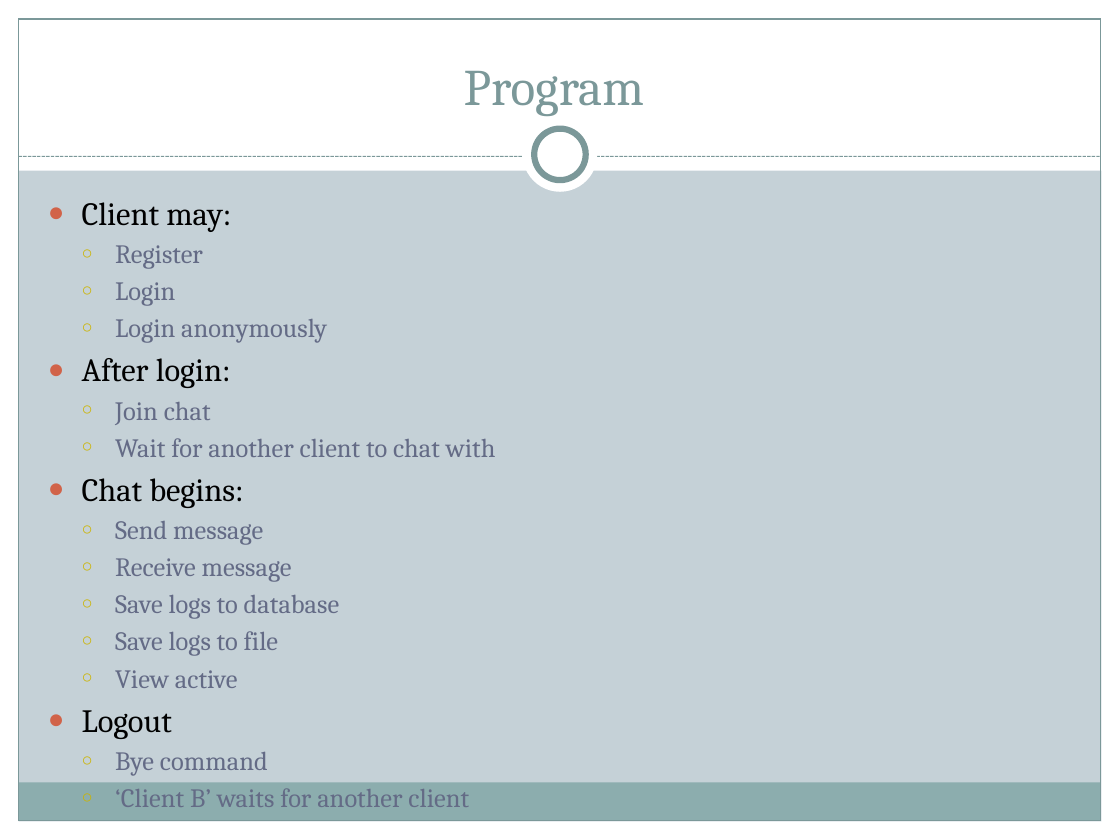
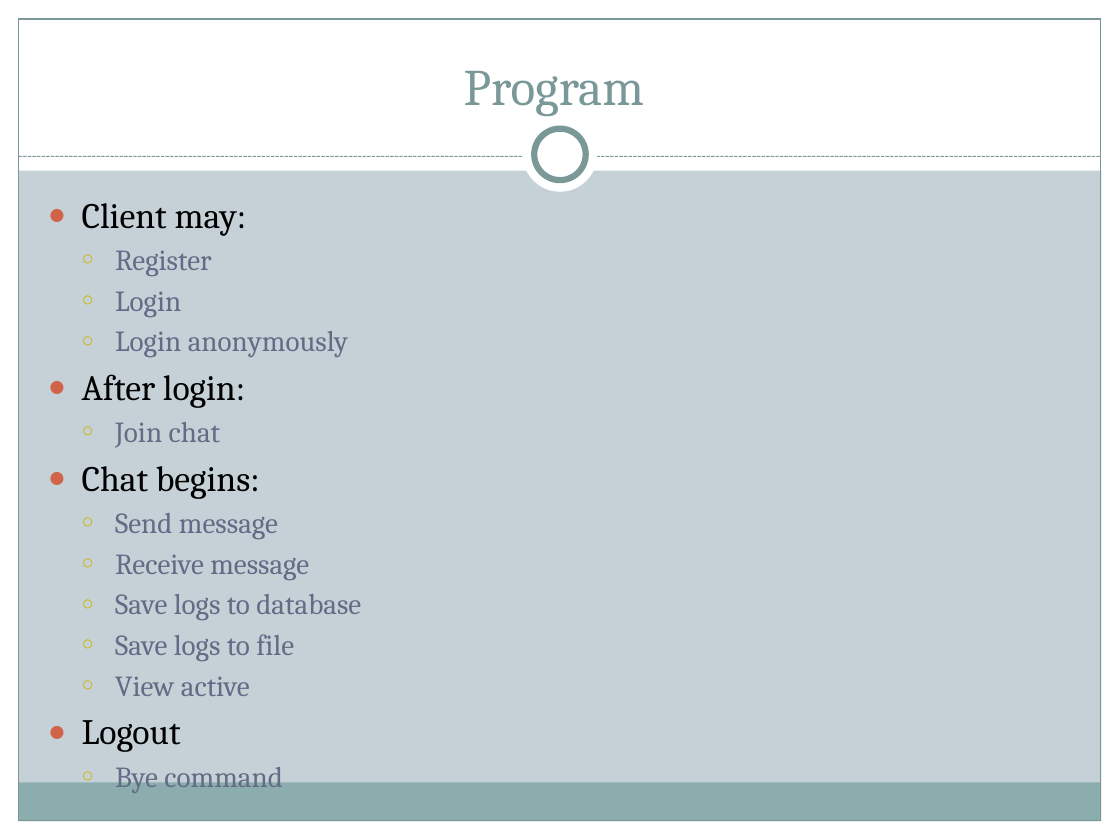
Before and after one commit to MNLBC/Group2Projects, a slide deck: slide 6 of 7. Group Project/W2D5_Project/PPT/Project Presentation.pptx. Drawn at 1120x840 pixels with LibreOffice and Linux fonts; fonts in the diff are those of the drawing. Boxes give left, top, right and bottom in pixels: in the first picture for what was removed or moved away, otherwise in the second. Text is boxed around its words. In the diff, an @@ line names an element or a change of style, - is before the commit and + after.

```diff
--- a/7. Group Project/W2D5_Project/PPT/Project Presentation.pptx
+++ b/7. Group Project/W2D5_Project/PPT/Project Presentation.pptx
@@ text "Client may:" at <box>82,203,361,752</box>: size 20.9 to 22.9 pt in "Client may:", "After login:", "Chat begins:", "Logout"; size 17.1 to 18.7 pt in "Register", "Login", "Login anonymously", "Join chat" and 6 more places @@
@@ text at <box>115,438,496,457</box>: paragraph removed @@
-  ○ Wait for another client to chat with
@@ text at <box>115,788,469,807</box>: paragraph removed @@
-  ○ ‘Client B’ waits for another client
```
Also in this commit, not shown: 2 other slides changed.
